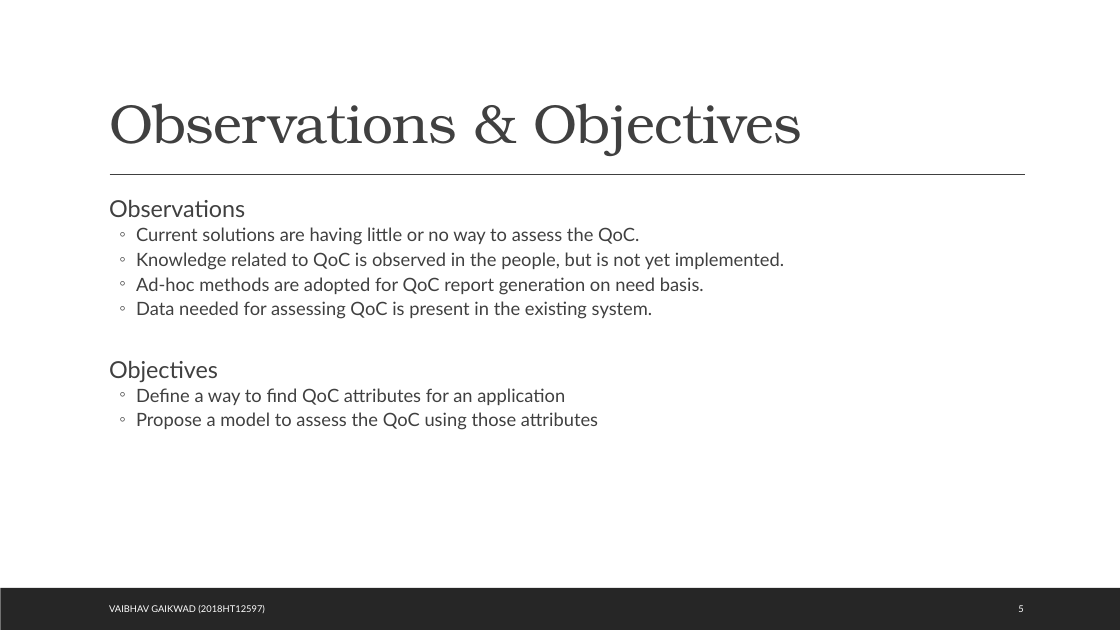
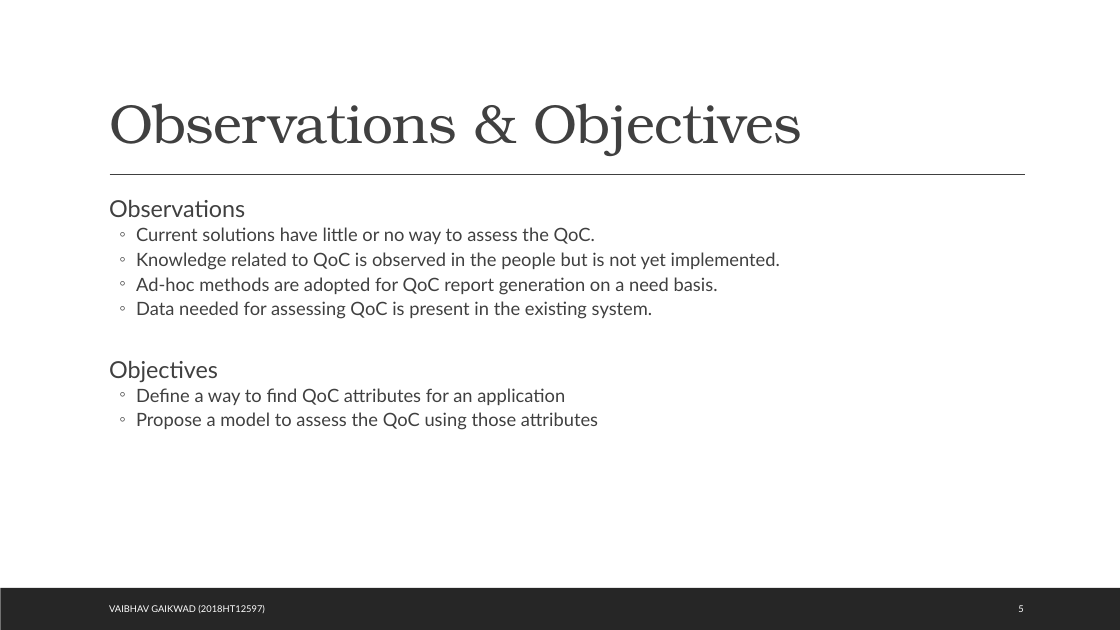
Before and after one commit to 767267/bits2018ht12597, a slide deck: slide 5 of docs/Quality of Care.pptx. Drawn at 1120x630 pixels with LibreOffice and Linux fonts; fonts in the diff are those of the drawing. Boxes give left, top, right and bottom in pixels: in the first picture for what was removed or moved away, otherwise in the second. Text is boxed around its words. In the diff, an @@ line names an element or a change of style, - is before the commit and + after.

Commit message:
grammarly checks on report and ppt - submitted these latest

```diff
--- a/docs/Quality of Care.pptx
+++ b/docs/Quality of Care.pptx
@@ text at [136,227,780,295]: text changed @@
-  ◦ Current solutions are having little or no way to assess the QoC.
-  ◦ Knowledge related to QoC is observed in the people, but is not yet implemented.
-  ◦ Ad-hoc methods are adopted for QoC report generation on need basis.
+  ◦ Current solutions have little or no way to assess the QoC.
+  ◦ Knowledge related to QoC is observed in the people but is not yet implemented.
+  ◦ Ad-hoc methods are adopted for QoC report generation on a need basis.
```
Also in this commit, not shown: 8 other slides changed, 2 other files.
